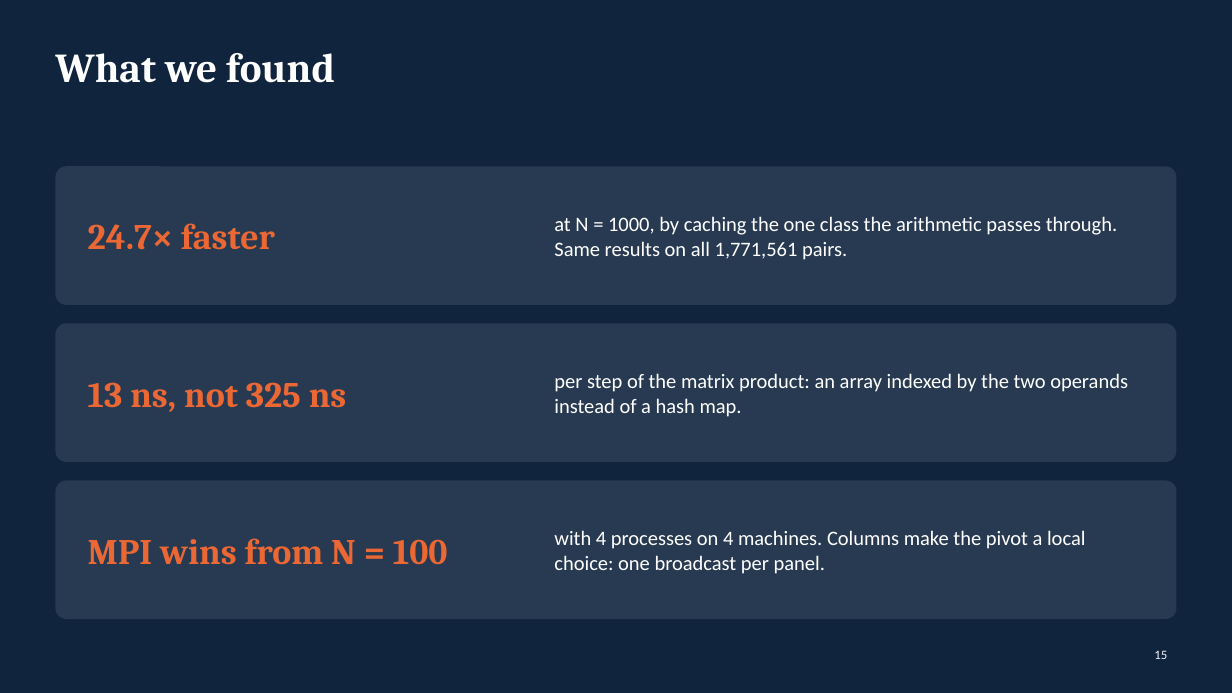
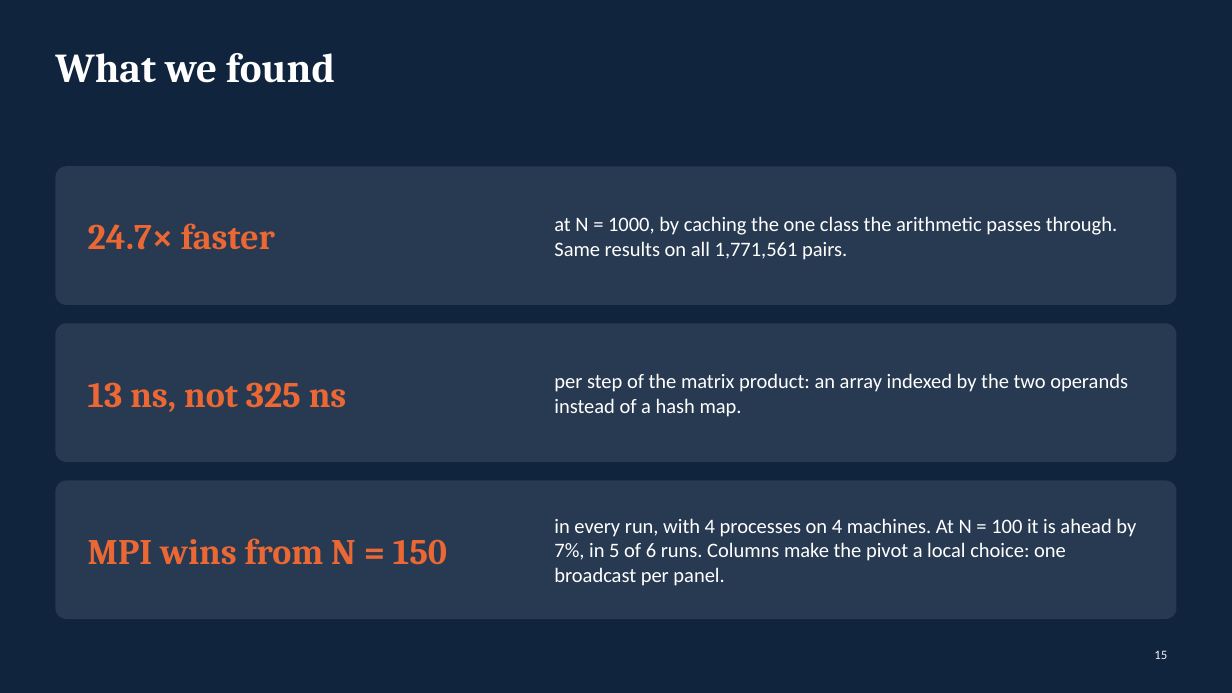
Before and after one commit to Jplangdon/algebra-assignment, a slide deck: slide 15 of slides/presentation.pptx. Drawn at 1232x693 pixels with LibreOffice and Linux fonts; fonts in the diff are those of the drawing. Boxes give left, top, right and bottom in pixels: in the first picture for what was removed or moved away, otherwise in the second. Text is boxed around its words. In the diff, an @@ line names an element or a change of style, - is before the commit and + after.

```diff
--- a/slides/presentation.pptx
+++ b/slides/presentation.pptx
@@ text at (x1=88, y1=538, x2=447, y2=565): text changed @@
-MPI wins from N = 100
+MPI wins from N = 150
@@ text at (x1=554, y1=518, x2=1136, y2=586): text changed @@
-with 4 processes on 4 machines. Columns make the pivot a local choice: one broadcast per panel.
+in every run, with 4 processes on 4 machines. At N = 100 it is ahead by 7%, in 5 of 6 runs. Columns make the pivot a local choice: one broadcast per panel.
```
Also in this commit, not shown: 9 other slides changed, 30 other files.
